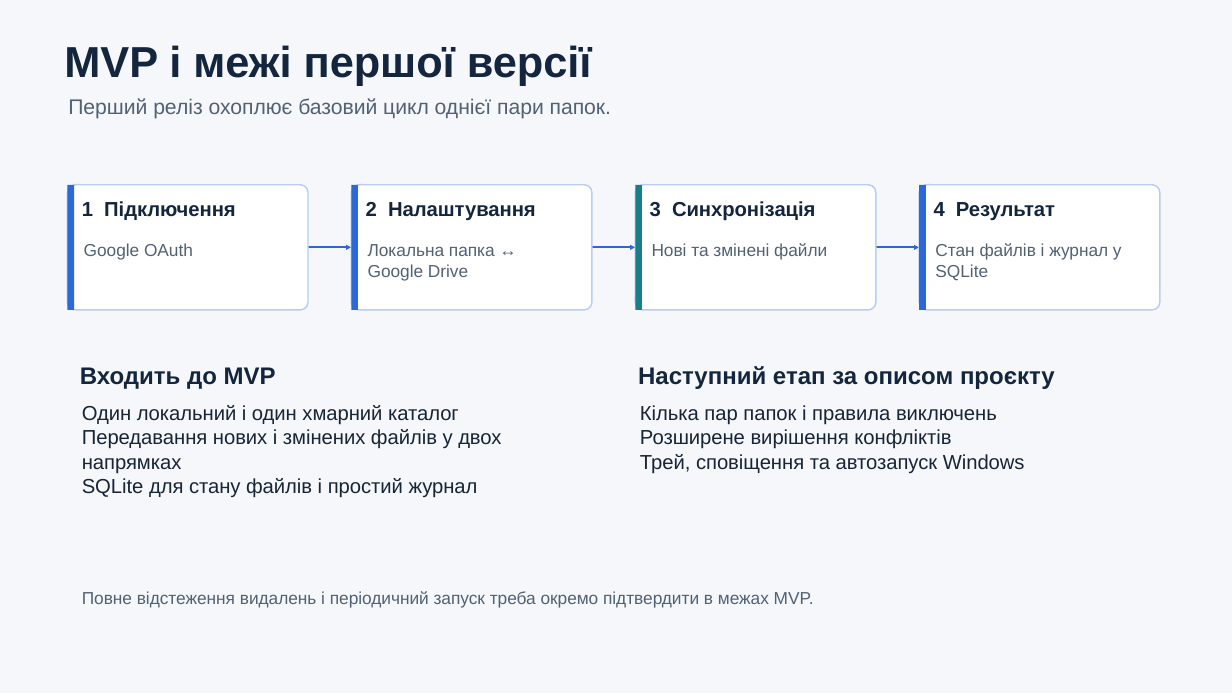
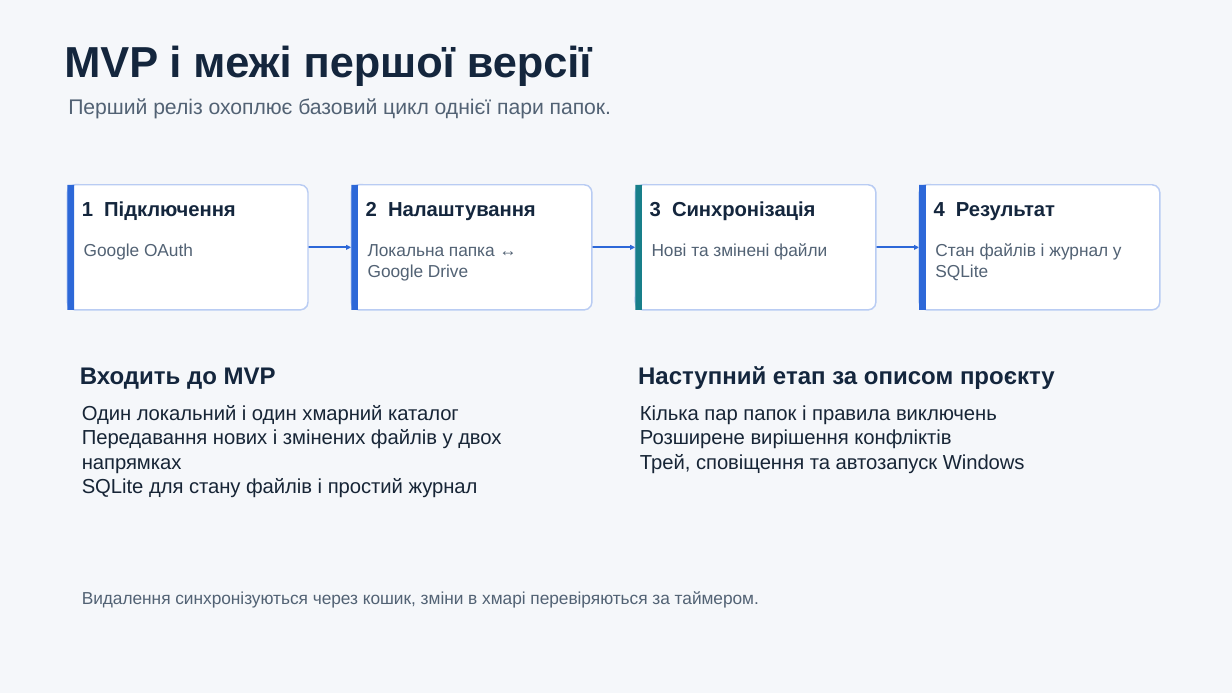
Before and after one commit to ivaniuk07/MyCloudSync, a slide deck: slide 2 of docs/design/presentation/MyCloudSync_design.pptx. Drawn at 1232x693 pixels with LibreOffice and Linux fonts; fonts in the diff are those of the drawing. Boxes give left, top, right and bottom in pixels: in the first picture for what was removed or moved away, otherwise in the second. Text is boxed around its words. In the diff, an @@ line names an element or a change of style, - is before the commit and + after.

```diff
--- a/docs/design/presentation/MyCloudSync_design.pptx
+++ b/docs/design/presentation/MyCloudSync_design.pptx
@@ text at (82,591,759,607): text changed @@
-Повне відстеження видалень і періодичний запуск треба окремо підтвердити в межах MVP.
+Видалення синхронізуються через кошик, зміни в хмарі перевіряються за таймером.
```
Also in this commit, not shown: 6 other slides changed, 14 other files.
